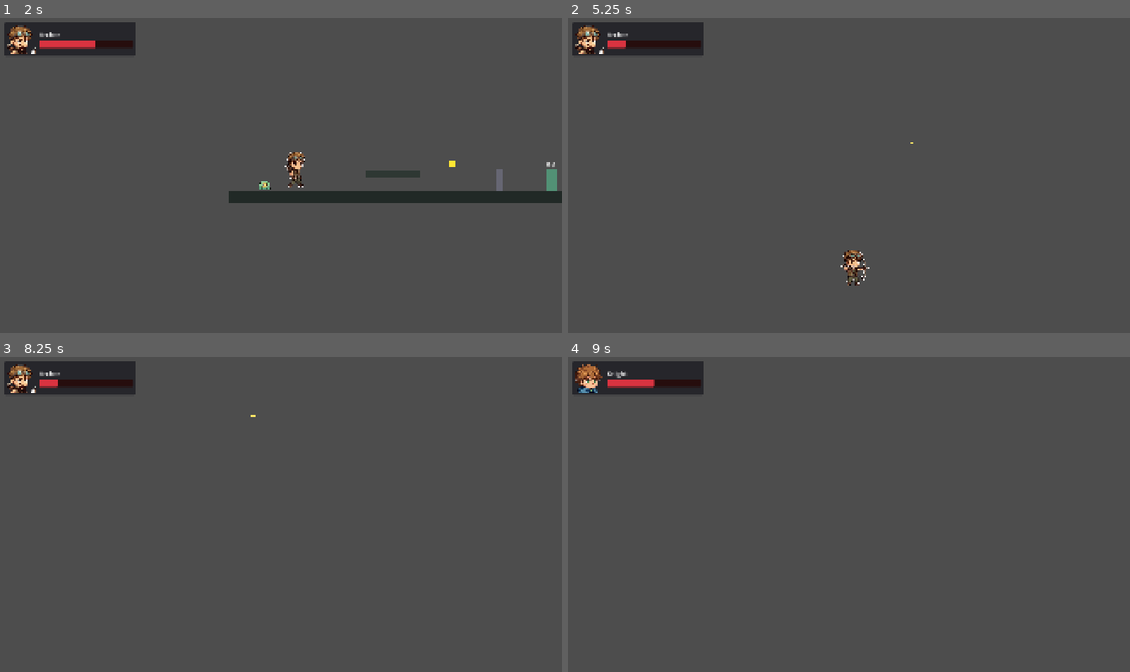
Above: before the commit, frames 1-4 (two rows, left to right).
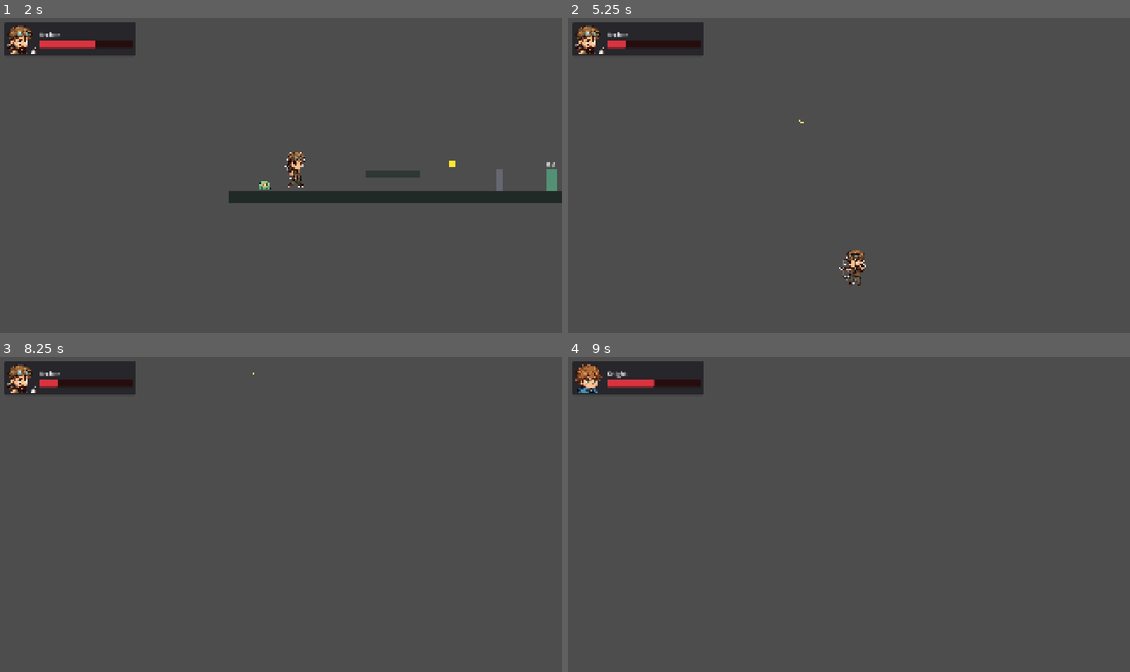
Above: after the commit, the same moments.

Repository: komeadanagito/hollowfen
Game: Godot game, scene res://scenes/test_room.tscn
The game is run twice, just before and just after one commit, with the same random seed, the same clock (stepped at 60 frames per second) and the same inputs. This scene is started directly instead of the project's main scene.
Inputs (mouse positions are in pixels of both pictures, inside the frame that each line leads up to):
- Up to frame 1 (2 s): move the mouse to (252, 238) at 0.52 s; hold D (move_right) from 0.53 s (still down); tap J (attack) at 0.6 s; tap Space (jump) at 0.77, 1.52 s; move the mouse to (449, 222) at 1.27 s; tap Shift (switch_character) at 1.35 s
- Up to frame 2 (5.25 s): move the mouse to (680, 125) at 2.02 s; release D (move_right) at 2.03 s; hold A (move_left) 2.03-4.28 s; tap J (attack) at 2.1, 3.6, 5.1 s; move the mouse to (877, 175) at 2.77 s; tap Shift (switch_character) at 2.85, 4.35 s; tap Space (jump) at 3.02, 3.77, 4.52 s; move the mouse to (764, 93) at 3.52 s; move the mouse to (972, 159) at 4.27 s; hold D (move_right) from 4.28 s (still down); move the mouse to (736, 191) at 5.02 s
- Up to frame 3 (8.25 s): move the mouse to (337, 442) at 5.77 s; tap Shift (switch_character) at 5.85, 7.35 s; tap Space (jump) at 6.02, 6.77, 7.25, 7.52 s; tap Enter at 6.5, 8 s; move the mouse to (252, 577) at 6.52 s; tap J (attack) at 6.6, 8.1 s; move the mouse to (449, 561) at 7.27 s; move the mouse to (112, 464) at 8.02 s; release D (move_right) at 8.03 s; hold A (move_left) from 8.03 s (still down)
- Up to frame 4 (9 s): keep holding A (move_left); tap Space (jump) at 8.75 s; move the mouse to (877, 514) at 8.77 s; tap Shift (switch_character) at 8.85 s

Frame 1 is identical in both runs. In frame 2, 0.3% of the frame differs, in the area x 41-62%, y 32-85%; in frame 3, less than 0.1%; in frame 4, nothing differs.

Commit message:
feat: goblin death animations + archer directional (mouse-aimed) shooting
- Melee/ranged goblins now play their death animation (disable AI &
  collisions, await anim) before freeing, instead of vanishing instantly.
- Archer aims toward the mouse cursor: arrows fire in any direction (with
  muzzle/facing mirrored), not just horizontally. Robust arrow parenting.

Co-Authored-By: Claude Opus 4.8 <noreply@anthropic.com>

Diff:
--- a/scripts/characters/archer.gd
+++ b/scripts/characters/archer.gd
@@ -6,7 +6,20 @@
 @onready var _muzzle: Marker2D = $Muzzle
 
 func _do_attack() -> void:
+	# 朝鼠标方向射击（指向性）；鼠标无效时回退到水平朝向
+	var dir := get_global_mouse_position() - global_position
+	if dir.length() < 4.0:
+		dir = Vector2(_facing, 0.0)
+	dir = dir.normalized()
+	# 面向瞄准方向
+	if absf(dir.x) > 0.05:
+		_facing = 1 if dir.x > 0.0 else -1
+	# 枪口随朝向镜像
+	var muzzle_offset := Vector2(absf(_muzzle.position.x) * _facing, _muzzle.position.y)
 	var arrow: Arrow = ARROW_SCENE.instantiate()
-	get_tree().current_scene.add_child(arrow)
-	arrow.global_position = _muzzle.global_position
-	arrow.launch(Vector2(_facing, 0.0))
+	var parent := get_tree().current_scene
+	if parent == null:
+		parent = get_parent()
+	parent.add_child(arrow)
+	arrow.global_position = global_position + muzzle_offset
+	arrow.launch(dir)
--- a/scripts/enemies/melee_goblin.gd
+++ b/scripts/enemies/melee_goblin.gd
@@ -29,9 +29,28 @@
 func _ready() -> void:
 	_start_x = global_position.x
 	if _health:
-		_health.died.connect(queue_free)
+		_health.died.connect(_on_died)
 	if _hitbox:
 		_hitbox.set_active(false)
+
+func _on_died() -> void:
+	set_physics_process(false)
+	velocity = Vector2.ZERO
+	if _hitbox:
+		_hitbox.set_active(false)
+	_disable_collision()
+	if _sprite and _sprite.sprite_frames and _sprite.sprite_frames.has_animation(&"death"):
+		_sprite.play(&"death")
+		await _sprite.animation_finished
+	queue_free()
+
+func _disable_collision() -> void:
+	var cs := get_node_or_null("CollisionShape2D")
+	if cs:
+		cs.set_deferred("disabled", true)
+	var hcs := get_node_or_null("Hurtbox/CollisionShape2D")
+	if hcs:
+		hcs.set_deferred("disabled", true)
 
 func _physics_process(delta: float) -> void:
 	if not is_on_floor():
--- a/scripts/enemies/ranged_goblin.gd
+++ b/scripts/enemies/ranged_goblin.gd
@@ -20,7 +20,21 @@
 
 func _ready() -> void:
 	if _health:
-		_health.died.connect(queue_free)
+		_health.died.connect(_on_died)
+
+func _on_died() -> void:
+	set_physics_process(false)
+	velocity = Vector2.ZERO
+	var cs := get_node_or_null("CollisionShape2D")
+	if cs:
+		cs.set_deferred("disabled", true)
+	var hcs := get_node_or_null("Hurtbox/CollisionShape2D")
+	if hcs:
+		hcs.set_deferred("disabled", true)
+	if _sprite and _sprite.sprite_frames and _sprite.sprite_frames.has_animation(&"death"):
+		_sprite.play(&"death")
+		await _sprite.animation_finished
+	queue_free()
 
 func _physics_process(delta: float) -> void:
 	if not is_on_floor():
